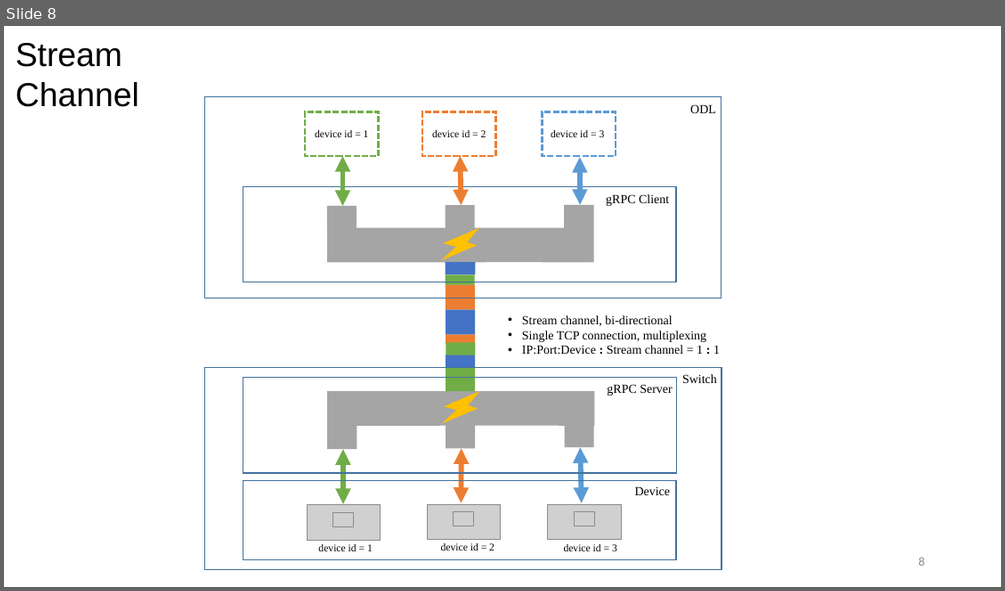
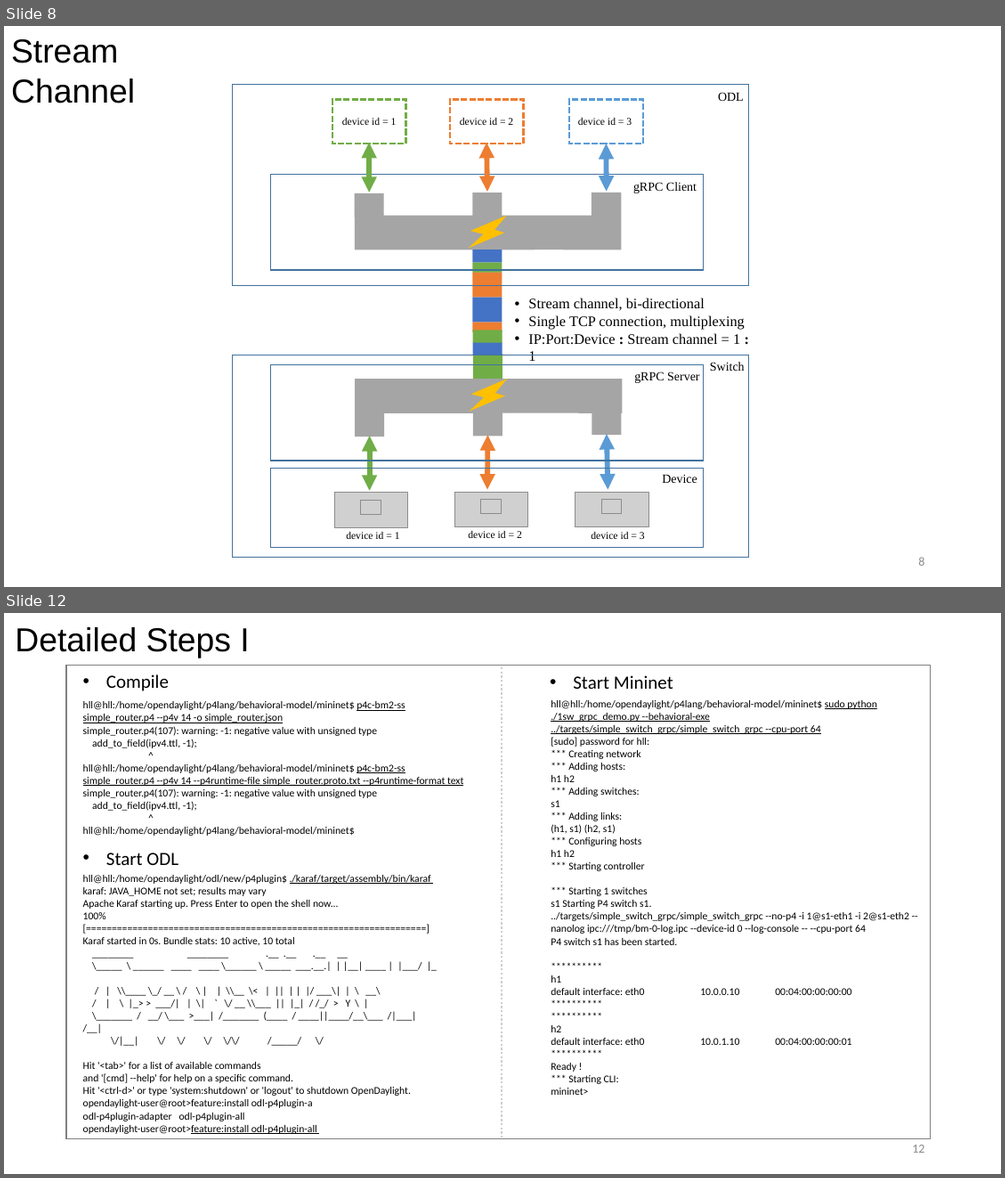
Before and after one commit to dingrui37/resources, a slide deck: ODL+P4 GNTC.pptx. Shown one above the other, each under a label of ours: slide 8 before the commit, slides 8 and 12 after it; the slides between them are not shown. The pictures are 1005x591 and 1005x1178 pixels, drawn with LibreOffice and Linux fonts; fonts in the diff are those of the drawing; grey boxes stand for pictures; background and template pictures are left out. Boxes give left, top, right and bottom in pixels: in the first picture for what was removed or moved away, otherwise in the second. Text is boxed around its words. In the diff, an @@ line names an element or a change of style, - is before the commit and + after.

```diff
--- a/ODL+P4 GNTC.pptx
+++ b/ODL+P4 GNTC.pptx
@@ slide 12 added at (4,613,1001,1174), background #FFFFFF @@
@@ text added at (15,627,249,658), 32 pt, text #000000 @@
+Detailed Steps I
@@ group added at (66,666,930,1139): 6 texts, 1 line, 1 rectangle @@
+hll@hll:/home/opendaylight/p4lang/behavioral-model/mininet$ p4c-bm2-ss simple_router.p4 --p4v 14 -o simple_router.json
+simple_router.p4(107): warning: -1: negative value with unsigned type
+add_to_field(ipv4.ttl, -1);
+^
+hll@hll:/home/opendaylight/p4lang/behavioral-model/mininet$ p4c-bm2-ss simple_router.p4 --p4v 14 --p4runtime-file simple_router.proto.txt --p4runtime-format text
+simple_router.p4(107): warning: -1: negative value with unsigned type
+add_to_field(ipv4.ttl, -1);
+^
+hll@hll:/home/opendaylight/p4lang/behavioral-model/mininet$
+• Compile
+hll@hll:/home/opendaylight/p4lang/behavioral-model/mininet$ sudo python ./1sw_grpc_demo.py --behavioral-exe ../targets/simple_switch_grpc/simple_switch_grpc --cpu-port 64
+[sudo] password for hll:
+*** Creating network
+*** Adding hosts:
+h1 h2
+*** Adding switches:
+s1
+*** Adding links:
+(h1, s1) (h2, s1)
+*** Configuring hosts
+h1 h2
+*** Starting controller
+*** Starting 1 switches
+s1 Starting P4 switch s1.
+../targets/simple_switch_grpc/simple_switch_grpc --no-p4 -i 1@s1-eth1 -i 2@s1-eth2 --nanolog ipc:///tmp/bm-0-log.ipc --device-id 0 --log-console -- --cpu-port 64
+P4 switch s1 has been started.
+**********
+h1
+default interface: eth0 10.0.0.10 00:04:00:00:00:00
+**********
+**********
+h2
+default interface: eth0 10.0.1.10 00:04:00:00:00:01
+**********
+Ready !
+*** Starting CLI:
+mininet>
+• Start Mininet
+hll@hll:/home/opendaylight/odl/new/p4plugin$ ./karaf/target/assembly/bin/karaf
+karaf: JAVA_HOME not set; results may vary
+Apache Karaf starting up. Press Enter to open the shell now...
+100% [==================================================================]
+Karaf started in 0s. Bundle stats: 10 active, 10 total
+________ ________ .__ .__ .__ __
+\_____ \ ______ ____ ____ \______ \ _____ ___.__.| | |__| ____ | |___/ |_
+/ | \\____ \_/ __ \ / \ | | \\__ \< | || | | |/ ___\| | \ __\
+/ | \ |_> > ___/| | \| ` \/ __ \\___ || |_| / /_/ > Y \ |
+\_______ / __/ \___ >___| /_______ (____ / ____||____/__\___ /|___| /__|
+\/|__| \/ \/ \/ \/\/ /_____/ \/
+Hit '<tab>' for a list of available commands
+and '[cmd] --help' for help on a specific command.
+Hit '<ctrl-d>' or type 'system:shutdown' or 'logout' to shutdown OpenDaylight.
+opendaylight-user@root>feature:install odl-p4plugin-a
+odl-p4plugin-adapter odl-p4plugin-all
+opendaylight-user@root>feature:install odl-p4plugin-all
+• Start ODL
@@ page number added at (912,1144,924,1152), 12 pt, text #8C8C8C @@
+12
@@ slide 8 changed as well @@
@@ text "Stream Channel": place and size @@
-text "Stream Channel" at (16,43,139,107)
+text "Stream Channel" at (11,39,135,103)
@@ 22 rectangles, 8 texts, 6 pictures, 6 double arrows, 4 freeform shapes: place and size @@
-22 rectangles, 8 texts, 6 pictures, 6 double arrows, 4 freeform shapes at (205,96,722,570)
+22 rectangles, 8 texts, 6 pictures, 6 double arrows, 4 freeform shapes at (232,85,749,557)
@@ text "Stream channel, bi-directional": place and size @@
-text "Stream channel, bi-directional" at (522,315,720,354)
+text "Stream channel, bi-directional" at (528,297,744,361)
@@ text "Stream channel, bi-directional" at (528,297,744,361): size 12 to 14 pt @@
```
Also in this commit, not shown: 9 other slides changed, 11 other slides added, 1 slide removed.
